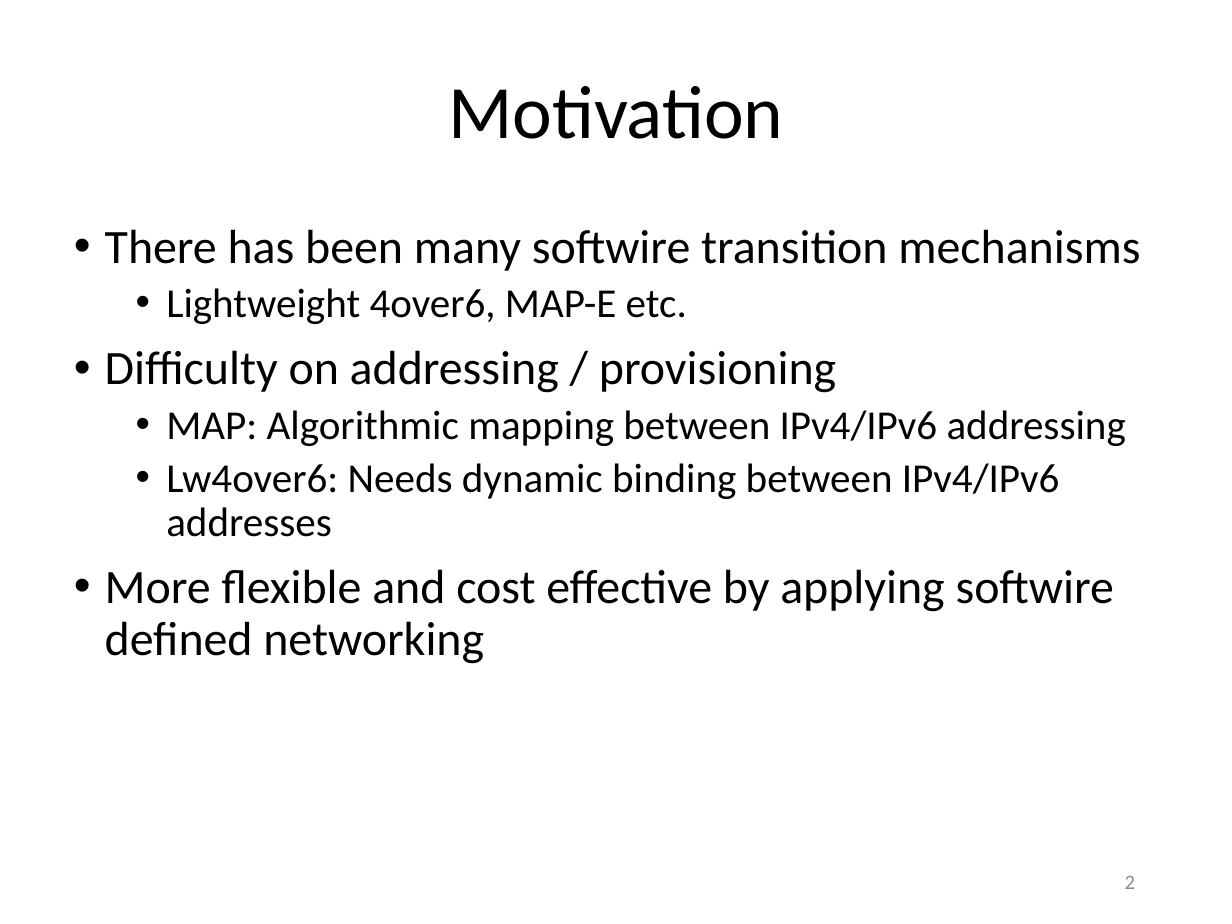
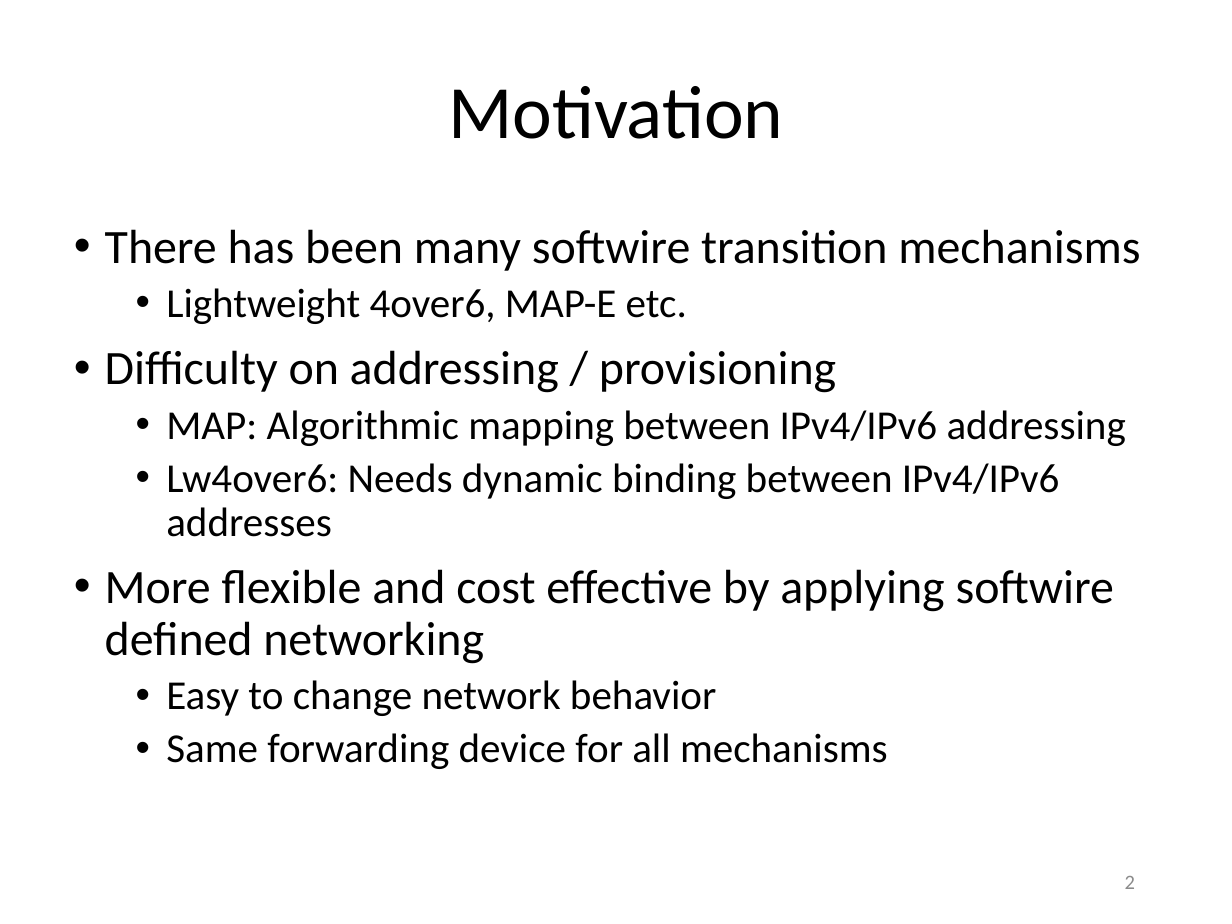
Before and after one commit to gnocuil/draft-sdn, a slide deck: slide 2 of Unified IPv6 Transition Framework With Flow-based Forwarding.pptx. Drawn at 1232x924 pixels with LibreOffice and Linux fonts; fonts in the diff are those of the drawing. Boxes give left, top, right and bottom in pixels: in the first picture for what was removed or moved away, otherwise in the second. Text is boxed around its words. In the diff, an @@ line names an element or a change of style, - is before the commit and + after.

```diff
--- a/Unified IPv6 Transition Framework With Flow-based Forwarding.pptx
+++ b/Unified IPv6 Transition Framework With Flow-based Forwarding.pptx
@@ text at (166, 680, 888, 769): paragraphs added @@
+  • Easy to change network behavior
+  • Same forwarding device for all mechanisms
```
Also in this commit, not shown: 5 other slides changed.
